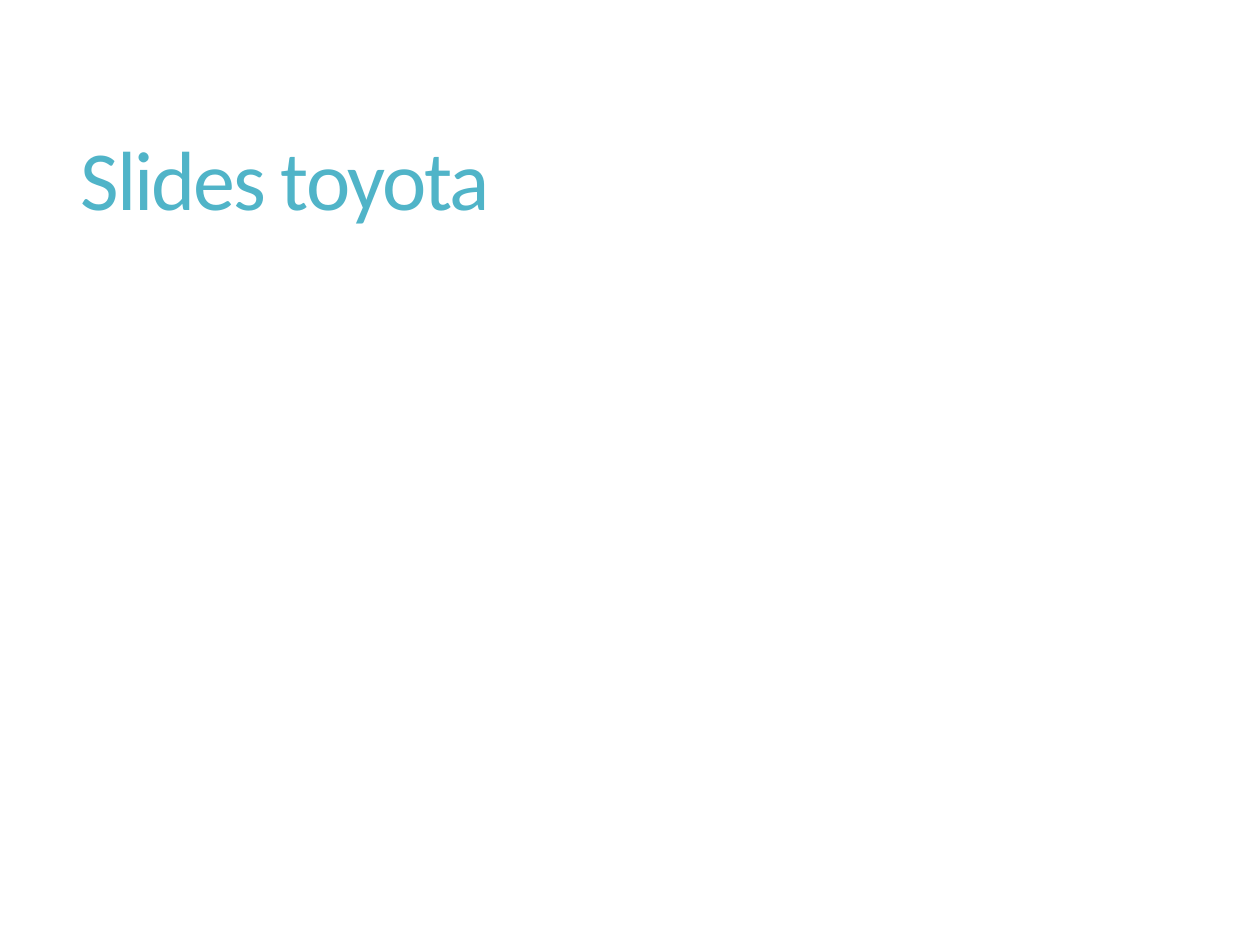
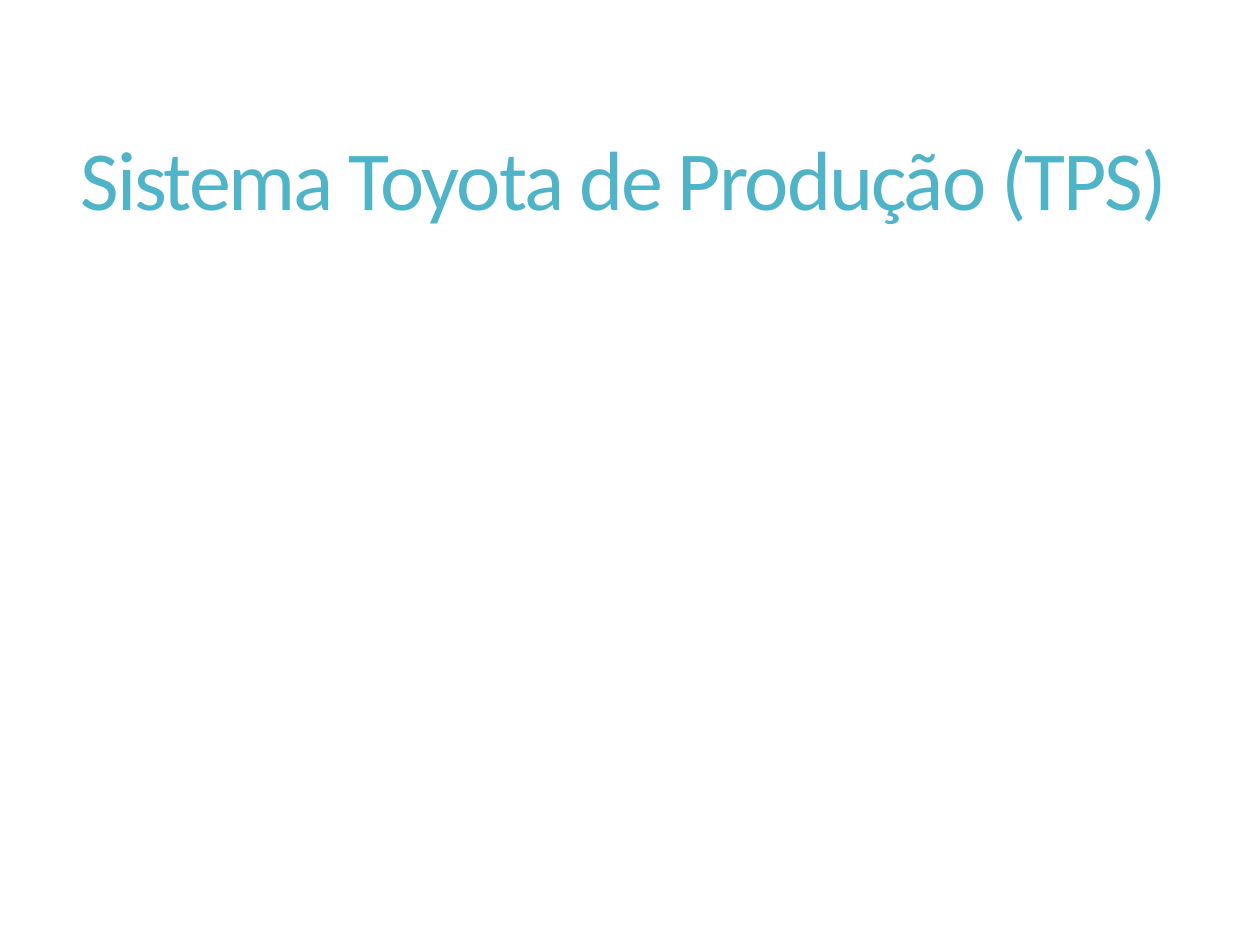
Before and after one commit to Elton-Garbin/TCC-2016, a slide deck: slide 7 of StartIdea/StartIdea.Docs/Apresentacao.pptx. Drawn at 1260x945 pixels with LibreOffice and Linux fonts; fonts in the diff are those of the drawing. Boxes give left, top, right and bottom in pixels: in the first picture for what was removed or moved away, otherwise in the second. Text is boxed around its words. In the diff, an @@ line names an element or a change of style, - is before the commit and + after.

```diff
--- a/StartIdea/StartIdea.Docs/Apresentacao.pptx
+++ b/StartIdea/StartIdea.Docs/Apresentacao.pptx
@@ title at <box>81,149,1167,224</box>: text changed @@
-Slides toyota
+Sistema Toyota de Produção (TPS)
```
Also in this commit, not shown: 4 other slides changed, 1 slide added, 2 slides removed.
